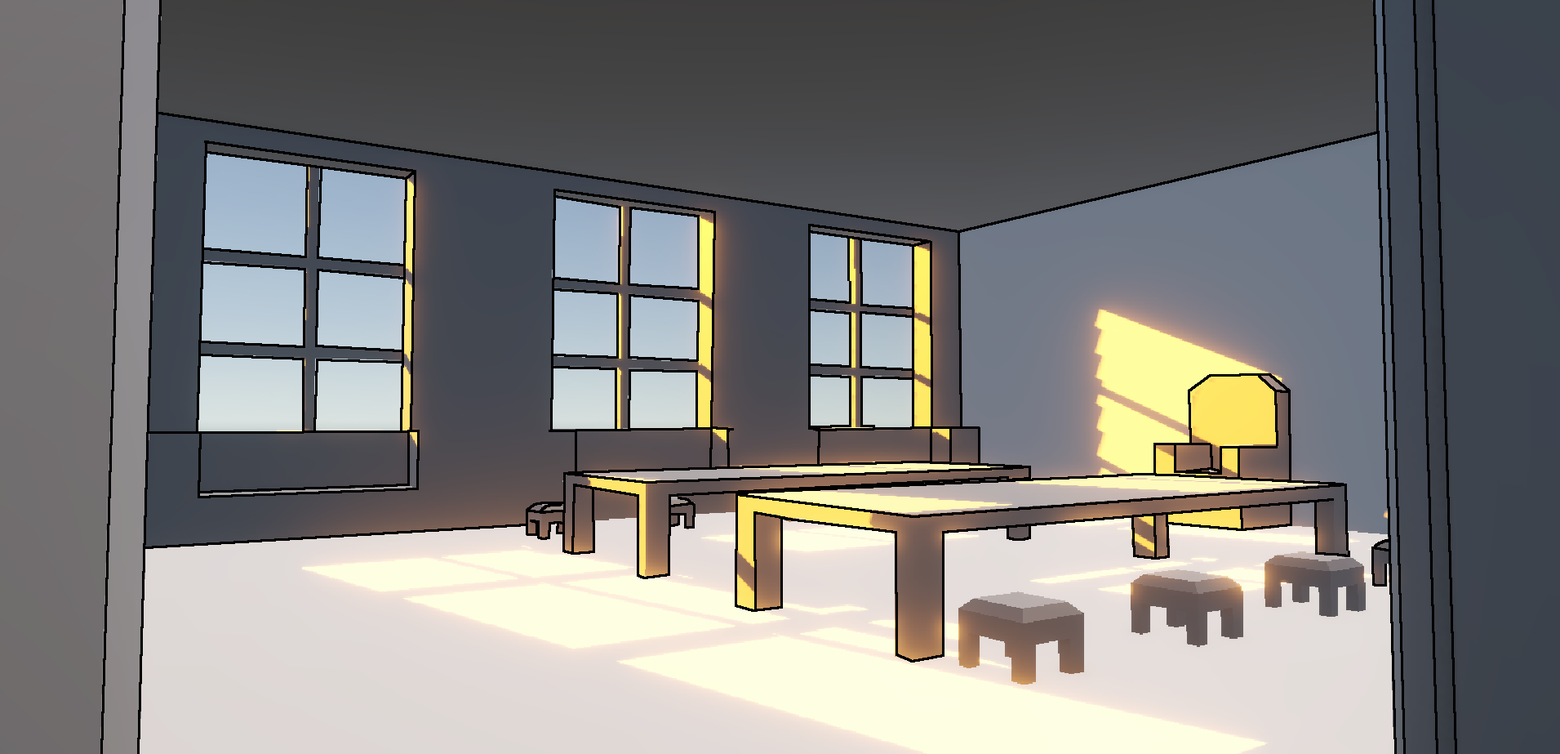
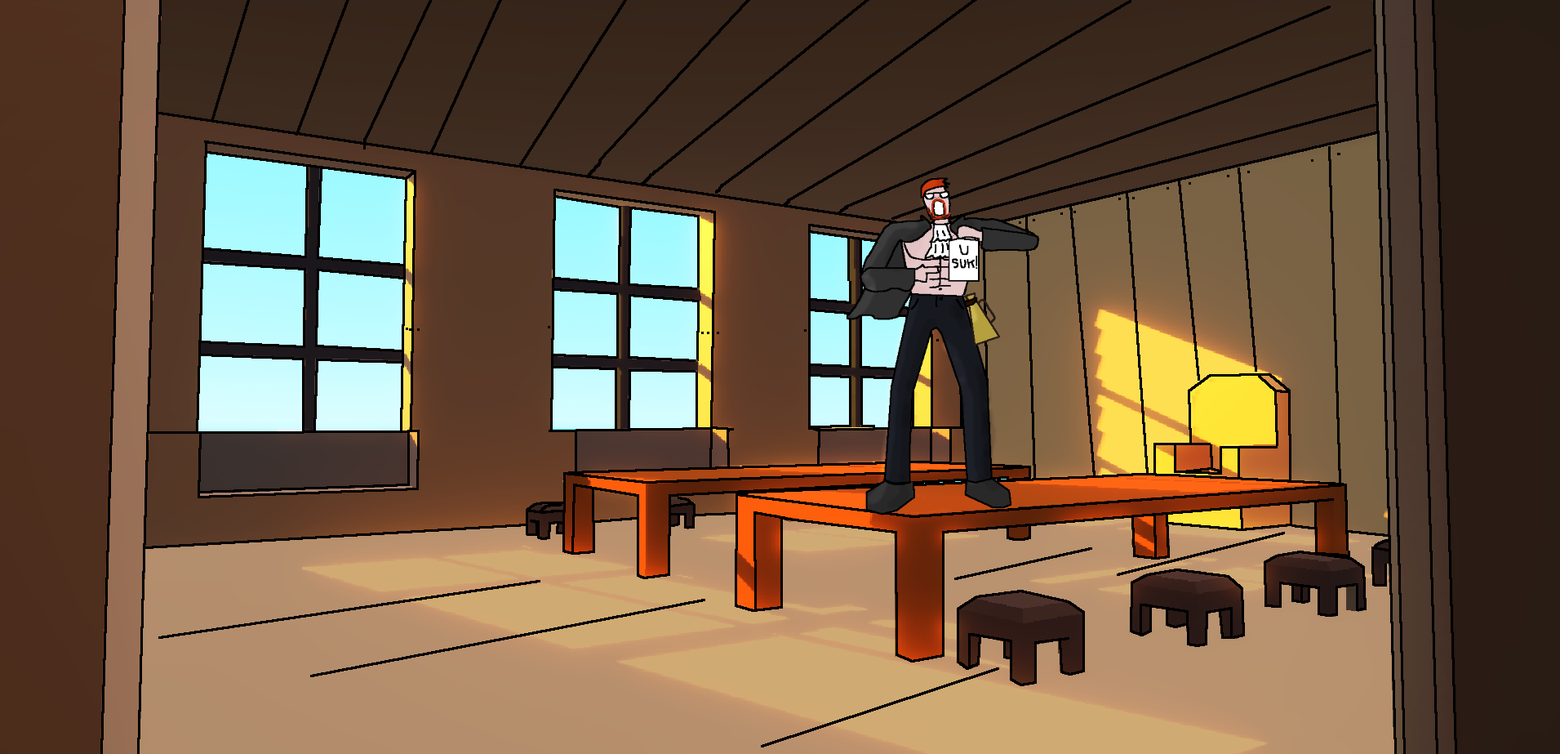
Layers edited between the first and the second 1560×754 image:
"Layer": blend normal → overlay, painted on it over [0, 0, 1560, 754]
added layer "Visible copy" above "Pasted Layer copy #1" over [845, 177, 1041, 516]
added layer "Pasted Layer copy #1" (overlay) above "Pasted Layer copy #3" over [0, 0, 1560, 754]
added layer "Pasted Layer copy #3" above "Pasted Layer copy #2" over [0, 0, 1560, 754]
added layer "Pasted Layer copy #2" above "Pasted Layer copy" over [0, 0, 1560, 754]
added layer "Pasted Layer copy" above "Layer #1" over [100, 0, 1458, 754]
added layer "Layer #1" above "Pasted Layer" over [0, 0, 1560, 754]
hid "Pasted Layer", painted on it over [0, 0, 1560, 754]
